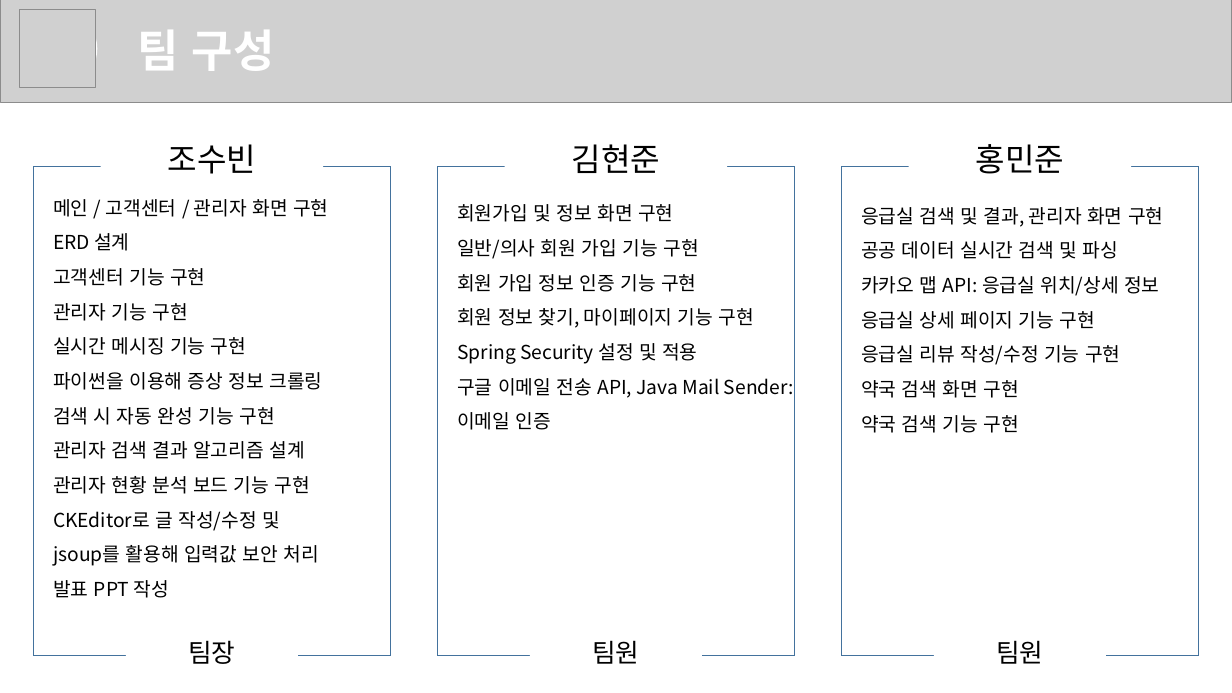
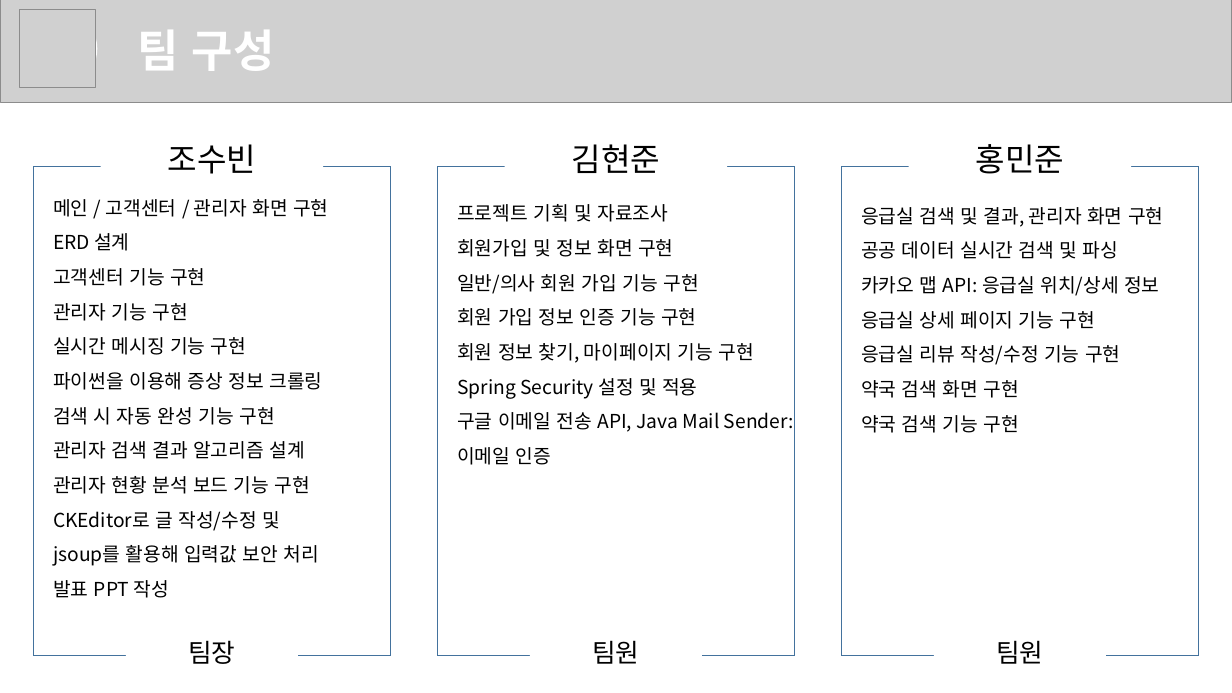
Before and after one commit to SleepingAlbaricoque/swiftER, a slide deck: slide 4 of swiftER 발표 보고서.pptx. Drawn at 1232x693 pixels with LibreOffice and Linux fonts; fonts in the diff are those of the drawing; grey boxes stand for pictures. Boxes give left, top, right and bottom in pixels: in the first picture for what was removed or moved away, otherwise in the second. Text is boxed around its words. In the diff, an @@ line names an element or a change of style, - is before the commit and + after.

```diff
--- a/swiftER 발표 보고서.pptx
+++ b/swiftER 발표 보고서.pptx
@@ text at box(457, 204, 668, 222): paragraph added @@
+프로젝트 기획 및 자료조사
```
Also in this commit, not shown: 3 other slides changed, 1 slide added, 1 slide removed.
